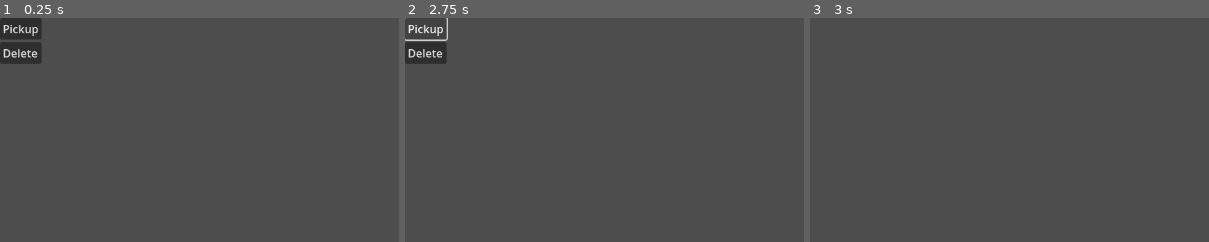
Above: before the commit, frames 1-3 (left to right).
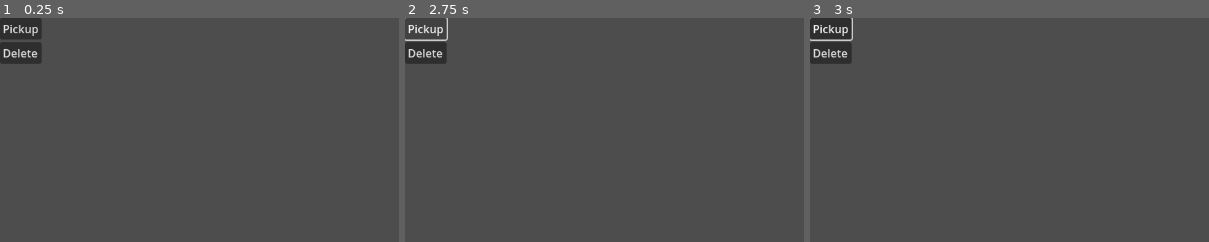
Above: after the commit, the same moments.

Repository: Kinsteen/tower-defense
Game: Godot game, scene res://scenes/BuildingPopup.tscn
Two runs of this game, one before a commit and one after it. Both use one fixed random seed, a clock stepped at 60 frames per second and the inputs below. This scene is started directly instead of the project's main scene.
Inputs (mouse positions are % of the whole screen's width and height, from its top left):
- Up to frame 1 (0.25 s): no input
- Up to frame 2 (2.75 s): click "Pickup" at 0.5 s; click "Pickup" at 1.25 s; click "Pickup" at 2 s
- Up to frame 3 (3 s): tap Enter at 2.75 s; move the mouse to (72, 45) at 2.77 s; hold Shift from 2.78 s (still down); click (72, 45) at 2.92 s
The pictures show only the part of the screen within x 0-50%, y 0-50%; the shares and areas given below are measured in that part.

Frames 1-2 are identical in both runs. In frame 3, 1.9% of the frame differs, in the area x 0-11%, y 0-21%.
Error in both runs: Assertion failed. (res://scenes/BuildingPopup.gd:9)

Commit message:
Better outside click from popup

Diff:
--- a/scenes/BuildingPopup.gd
+++ b/scenes/BuildingPopup.gd
@@ -8,9 +8,9 @@
 func _ready():
 	assert(parent != null)
 
-func _input(event):
+func _unhandled_input(event):
 	if event is InputEventMouseButton and event.is_pressed():
-		if not self.has_point(event.position):
+		if not self.has_point(get_global_mouse_position()):
 			self.queue_free()
 
 func has_point(point: Vector2) -> bool:
